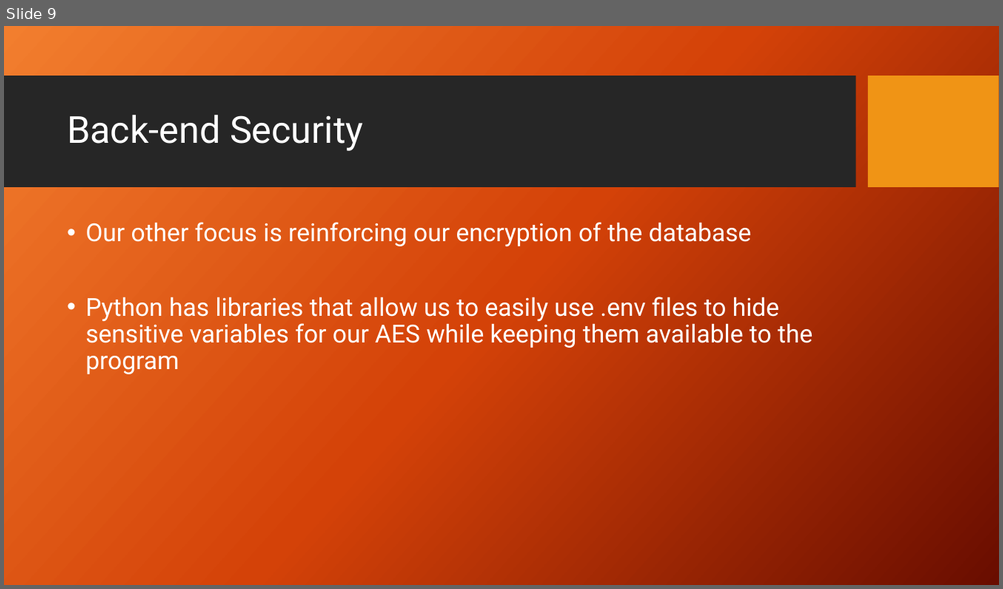
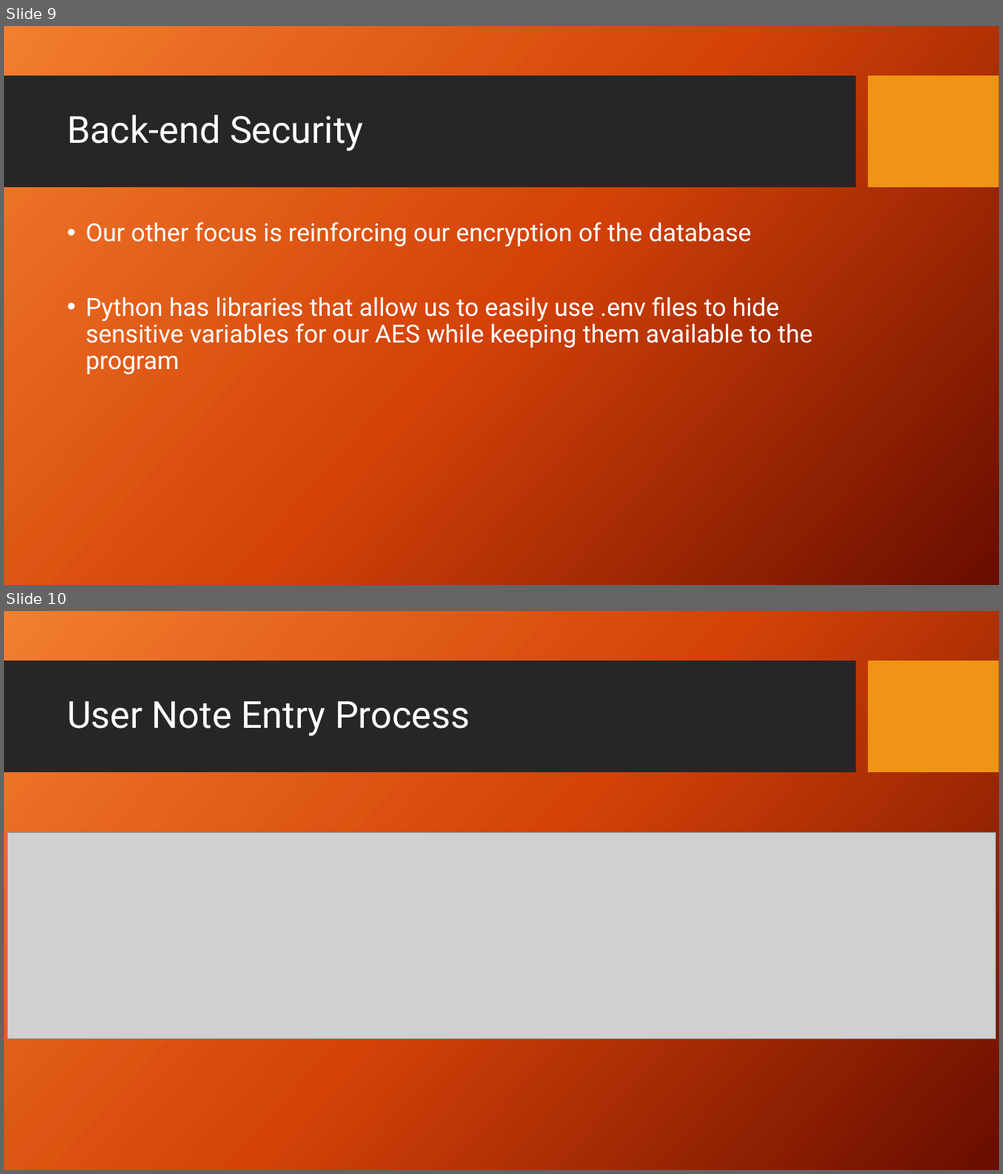
Before and after one commit to Dwaddle26/EncryptNotes, a slide deck: Phase 2 Documentation/Team_2_Presentation_2.pptx. Shown one above the other, each under a label of ours: slide 9 before the commit, slides 9 and 10 after it. The pictures are 1003x589 and 1003x1174 pixels, drawn with LibreOffice and Linux fonts; fonts in the diff are those of the drawing; grey boxes stand for pictures; background and template pictures are left out. Boxes give left, top, right and bottom in pixels: in the first picture for what was removed or moved away, otherwise in the second. Text is boxed around its words. In the diff, an @@ line names an element or a change of style, - is before the commit and + after.

```diff
--- a/Phase 2 Documentation/Team_2_Presentation_2.pptx
+++ b/Phase 2 Documentation/Team_2_Presentation_2.pptx
@@ slide 10 added at [4,611,999,1170], background picture (left out); not listed: 2 template elements that a slide beside it also shows @@
@@ title added at [67,701,469,736], 36 pt, text #FFFFFF @@
+User Note Entry Process
@@ picture added at [7,832,995,1039] @@
```
Also in this commit, not shown: 3 slides changed, 1 other slide added, 1 slide removed, 38 other files.
